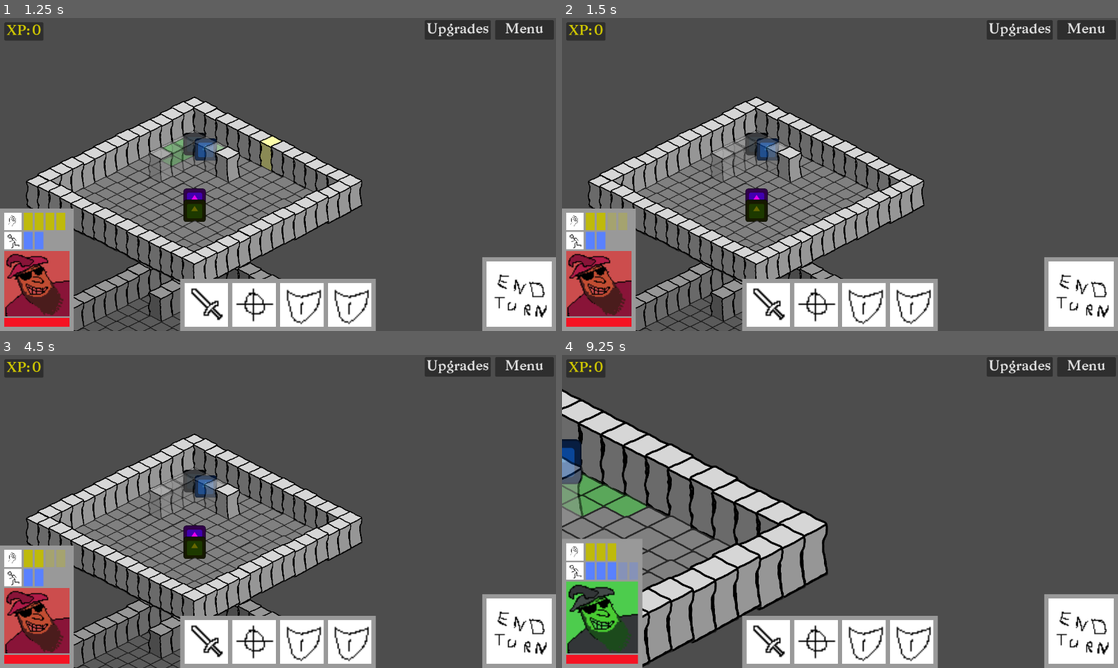
Above: before the commit, frames 1-4 (two rows, left to right).
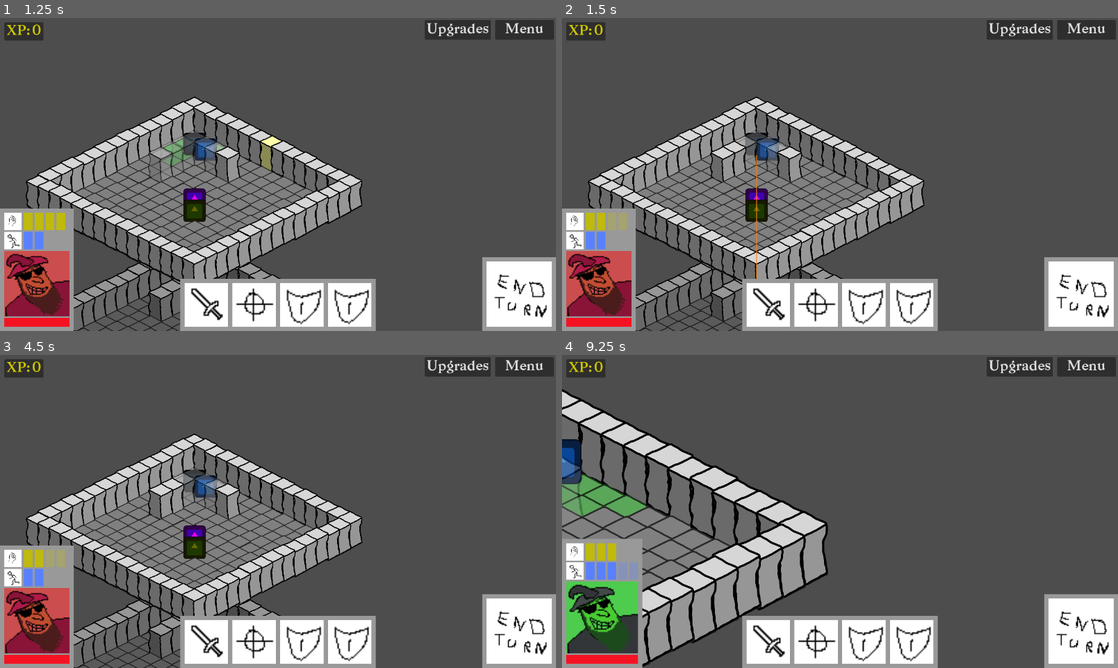
Above: after the commit, the same moments.

Repository: CiaranWoodward/LD57
Game: Godot game, scene res://scenes/main.tscn
The game is run twice, just before and just after one commit, with the same random seed, the same clock (stepped at 60 frames per second) and the same inputs. The engine's default icon, where the game draws it, is replaced by a stand-in: a white triangle on a blue panel in a dark square. Sound files missing from this copy of the repository are replaced by a short silence.
Inputs (mouse positions are in pixels of both pictures, inside the frame that each line leads up to):
- Up to frame 1 (1.25 s): click "New Game" at 0.5 s
- Up to frame 2 (1.5 s): click (912, 305) at 1.27 s
- Up to frame 3 (4.5 s): click "Upgrades" at 2 s; click "+" at 2.75 s; click (278, 452) at 3.52 s; click "X" at 4.25 s
- Up to frame 4 (9.25 s): click (1079, 630) at 5 s; click "Menu" at 5.75 s; click "Resume" at 6.5 s; tap Enter at 7.25, 8.75 s; drag from (756, 464) to (678, 502) at 7.27 s; tap Space at 8 s; drag from (745, 470) to (667, 508) at 8.02 s; move the mouse to (734, 477) at 8.77 s; hold Right (ui_right) from 8.78 s (still down); hold Mouse wheel down (zoom_in) from 8.78 s (still down); click (734, 477) at 8.92 s

Frame 1 is identical in both runs. In frame 2, 0.5% of the frame differs, in the area x 26-36%, y 37-84%; in frame 3, 0.4%; in frame 4, 0.3%.

Commit message:
Refactor GameController and tile logic for drilling mechanic integration
- Updated GameController to extend Node2D for improved spatial handling.
- Introduced drilling visualization with Line2D for better user feedback during drilling actions.
- Enhanced IsometricTile to support action targeting, allowing tiles to indicate drilling potential.
- Modified HUD to include hover detection for the drill button, triggering visual feedback for drilling actions.
- Updated StoneWallTile to account for action target states in transparency calculations.
- Renamed tile hover signal for clarity in highlighting logic.

Diff:
--- a/Level/Game.tscn
+++ b/Level/Game.tscn
@@ -8,7 +8,7 @@
 [node name="Game" type="Node2D"]
 script = ExtResource("2_j8h7k")
 
-[node name="GameController" type="Node" parent="."]
+[node name="GameController" type="Node2D" parent="."]
 script = ExtResource("1_m2ops")
 
 [node name="Map" parent="." instance=ExtResource("3_ofwlb")]
--- a/Level/GameController.gd
+++ b/Level/GameController.gd
@@ -1,5 +1,5 @@
 class_name GameController
-extends Node
+extends Node2D
 
 # State machine states
 enum GameState {
@@ -26,6 +26,9 @@
 # Add a property to track the current active level
 var current_active_level: int = 0
 
+# Drilling visualization
+var drilling_line_node: Line2D = null
+
 # Signals
 signal turn_changed(turn)
 signal entity_moved(entity)
@@ -65,6 +68,19 @@
 		push_error("GameController: LevelManager not found")
 	else:
 		print("GameController: Found LevelManager")
+
+	# Connect to HUD signals
+	if Global.hud:
+		Global.hud.DrillButtonHovered.connect(_on_drill_button_hovered)
+		Global.hud.DrillButtonUnhovered.connect(_on_drill_button_unhovered)
+
+	# Create the drilling line visualization
+	drilling_line_node = Line2D.new()
+	drilling_line_node.width = 5.0
+	drilling_line_node.default_color = Color(1.0, 0.5, 0.0, 0.8)  # Orange-ish, semi-transparent
+	drilling_line_node.z_index = 100  # Display above other elements
+	drilling_line_node.visible = false
+	add_child(drilling_line_node)
 
 # State machine handling
 func change_state(new_state):
@@ -672,3 +688,85 @@
 					result.append(entity)
 
 	return result
+
+# Event handler for when the drill button is hovered
+func _on_drill_button_hovered(player: PlayerEntity):
+	print("GameController: Drill button hovered for player: " + player.entity_name)
+
+	# Only show if we have a valid player who can drill
+	if not player or not player.abilities.has("drill"):
+		return
+
+	# Don't show if player is already drilling
+	if player.is_drilling:
+		return
+
+	# Check if we can drill
+	if not level_manager:
+		return
+
+	# Make sure there's a valid tile below
+	if not level_manager.has_valid_tile_below(player.current_level, player.grid_position):
+		return
+
+	# Get the player's current position in world space
+	var start_pos = player.global_position
+
+	# Get the target level and tile
+	var target_level_index = player.current_level + 1
+	var target_map = level_manager.level_nodes.get(target_level_index)
+
+	if not target_map:
+		return
+
+	# Get target tile at the same grid position on the level below
+	var target_tile = target_map.get_tile(player.grid_position)
+	if not target_tile:
+		return
+
+	# If the target tile is occupied, find the first unoccupied neighbor
+	if target_tile.is_occupied:
+		var found_alternative = false
+		var neighbors = target_map.get_neighbors(player.grid_position)
+
+		for neighbor_tile in neighbors:
+			if neighbor_tile.is_walkable and not neighbor_tile.is_occupied:
+				target_tile = neighbor_tile
+				found_alternative = true
+				break
+
+		if not found_alternative:
+			return  # No valid destination found
+
+	# Get the target position in world space
+	var end_pos = target_tile.global_position
+
+	# Clear any existing points
+	drilling_line_node.clear_points()
+
+	# Add the start and end points
+	drilling_line_node.add_point(start_pos)
+	drilling_line_node.add_point(end_pos)
+
+	# Make sure the line is visible
+	drilling_line_node.visible = true
+
+	# Highlight the target tile using the built-in tile highlighting system
+	# Using the new action_target property will make it orange and work with wall transparency
+	target_tile.set_action_target(true)
+
+# Event handler for when the drill button is unhovered
+func _on_drill_button_unhovered():
+	print("GameController: Drill button unhovered")
+
+	# Hide the drilling line
+	drilling_line_node.visible = false
+	drilling_line_node.clear_points()
+
+	# Clear any highlighted tiles on all maps
+	clear_all_highlights()
+
+	# If we have a selected entity with movement points, restore their movement highlights
+	if selected_entity and selected_entity in player_entities and selected_entity.is_turn_active:
+		if selected_entity.movement_points > 0 and not selected_entity.is_drilling:
+			highlight_movement_range(selected_entity)
--- a/Level/IsometricTile.gd
+++ b/Level/IsometricTile.gd
@@ -15,15 +15,17 @@
 var is_hovered: bool = false
 var is_move_selectable: bool = false
 var is_attackable: bool = false
+var is_action_target: bool = false  # New property for action targeting (like drilling)
 
 # Highlight colors for different states
 var hover_color: Color = Color(1.3, 1.3, 0.8, 1)  # Yellow-ish for hover
 var move_color: Color = Color(0.7, 1.3, 0.7, 1)   # Green-ish for movement
 var attack_color: Color = Color(1.3, 0.7, 0.7, 1) # Red-ish for attack range
+var action_color: Color = Color(1.0, 0.5, 0.0, 1) # Orange-ish for action targeting
 
 # Signals
 signal tile_clicked(tile)
-signal tile_hover_change(tile)
+signal tile_highlight_change(tile)  # Renamed from tile_hover_change
 
 func _ready():
 	# Connect the input signal of Area2D
@@ -55,6 +57,9 @@
 		# Reset highlight flags when unhighlighting
 		is_move_selectable = false
 		is_attackable = false
+		is_action_target = false
+
+	emit_signal("tile_highlight_change", self)
 
 # Set hover state
 func set_hovered(hovered: bool):
@@ -65,7 +70,7 @@
 		var sprite = get_node_or_null("Sprite2D")
 		if sprite:
 			sprite.modulate = Color(1, 1, 1, 1)
-	emit_signal("tile_hover_change", self)
+	emit_signal("tile_highlight_change", self)
 
 # Set movement selectable state
 func set_move_selectable(selectable: bool):
@@ -75,6 +80,7 @@
 		update_highlight_color()
 	elif is_highlighted:
 		update_highlight_color()
+	emit_signal("tile_highlight_change", self)
 
 # Set attackable state
 func set_attackable(attackable: bool):
@@ -84,6 +90,17 @@
 		update_highlight_color()
 	elif is_highlighted:
 		update_highlight_color()
+	emit_signal("tile_highlight_change", self)
+
+# Set action target state (for abilities like drilling)
+func set_action_target(target: bool):
+	is_action_target = target
+	if target:
+		is_highlighted = true
+		update_highlight_color()
+	elif is_highlighted:
+		update_highlight_color()
+	emit_signal("tile_highlight_change", self)
 
 # Update the highlight color based on the current state
 func update_highlight_color():
@@ -91,9 +108,11 @@
 	if not sprite:
 		return
 
-	# Priority: hovered > attackable > move_selectable
+	# Priority: hovered > action_target > attackable > move_selectable
 	if is_hovered:
 		sprite.modulate = hover_color
+	elif is_action_target:
+		sprite.modulate = action_color
 	elif is_attackable:
 		sprite.modulate = attack_color
 	elif is_move_selectable:
--- a/Level/MultiLevelGame.tscn
+++ b/Level/MultiLevelGame.tscn
@@ -8,7 +8,7 @@
 [node name="MultiLevelGame" type="Node2D"]
 script = ExtResource("2_wuxbk")
 
-[node name="GameController" type="Node" parent="."]
+[node name="GameController" type="Node2D" parent="."]
 script = ExtResource("1_m2ops")
 
 [node name="LevelManager" type="Node2D" parent="."]
--- a/Level/Tiles/StoneWallTile.gd
+++ b/Level/Tiles/StoneWallTile.gd
@@ -82,7 +82,7 @@
 	var modulation = 0.25
 
 	for adj_tile in watched_tiles:
-		if adj_tile.is_occupied or adj_tile.is_highlighted or adj_tile.is_move_selectable or adj_tile.is_attackable or adj_tile.is_hovered:
+		if adj_tile.is_occupied or adj_tile.is_highlighted or adj_tile.is_move_selectable or adj_tile.is_attackable or adj_tile.is_hovered or adj_tile.is_action_target:
 			# Entity or highlight found in a neighboring tile, set appropriate transparency
 			target_alpha = modulation
 			break
@@ -134,7 +134,7 @@
 			if adj_tile:
 				watched_tiles.append(adj_tile)
 				adj_tile.connect("tile_clicked", Callable(self, "_on_nearby_tile_clicked"))
-				adj_tile.connect("tile_hover_change", Callable(self, "_on_nearby_tile_clicked"))
+				adj_tile.connect("tile_highlight_change", Callable(self, "_on_nearby_tile_clicked"))
 
 # When a nearby tile is clicked
 func _on_nearby_tile_clicked(_tile):
--- a/UI/HUD.tscn
+++ b/UI/HUD.tscn
@@ -194,10 +194,12 @@
 texture = ExtResource("3_wm3ai")
 expand_mode = 2
 
-[node name="ActionDrill" type="TextureRect" parent="Action/ActionMargin/ActionHBox"]
-custom_minimum_size = Vector2(100, 100)
-layout_mode = 2
-texture = ExtResource("3_wm3ai")
+[node name="ActionDrill" type="TextureButton" parent="Action/ActionMargin/ActionHBox"]
+custom_minimum_size = Vector2(100, 100)
+layout_mode = 2
+texture_normal = ExtResource("3_wm3ai")
+ignore_texture_size = true
+stretch_mode = 0
 
 [node name="End" type="PanelContainer" parent="."]
 anchors_preset = 3
--- a/UI/hud.gd
+++ b/UI/hud.gd
@@ -3,9 +3,14 @@
 
 signal PauseMenu
 signal UpgradeMenu
+signal DrillButtonHovered(player)
+signal DrillButtonUnhovered
 
 # Reference to the current active player
 var current_player: PlayerEntity = null
+
+# Drilling visualization
+var is_hovering_drill_button: bool = false
 
 func _ready() -> void:
 	Global.hud = self
@@ -14,6 +19,9 @@
 	var action_drill = $Action/ActionMargin/ActionHBox/ActionDrill
 	if action_drill:
 		action_drill.gui_input.connect(_on_action_drill_input)
+		# Connect to mouse enter/exit for hover detection
+		action_drill.mouse_entered.connect(_on_action_drill_mouse_entered)
+		action_drill.mouse_exited.connect(_on_action_drill_mouse_exited)
 
 func _on_button_menu_pressed() -> void:
 	PauseMenu.emit()
@@ -27,6 +35,17 @@
 		# If we have a current player, try to use the drill ability
 		if current_player and current_player.abilities.has("drill"):
 			current_player.use_ability("drill", null)  # Drill doesn't need a target
+
+# Show drill path when hovering over drill button
+func _on_action_drill_mouse_entered() -> void:
+	is_hovering_drill_button = true
+	if current_player and current_player.abilities.has("drill"):
+		DrillButtonHovered.emit(current_player)
+
+# Hide drill path when no longer hovering over drill button
+func _on_action_drill_mouse_exited() -> void:
+	is_hovering_drill_button = false
+	DrillButtonUnhovered.emit()
 
 func get_end_turn_button():
 	return $End/EndMargin/EndButton
@@ -98,6 +117,10 @@
 			show_drilling_indicator(player.drilling_turns_left)
 		else:
 			hide_drilling_indicator()
+
+		# Update drill visualization if we're hovering the button
+		if is_hovering_drill_button:
+			DrillButtonHovered.emit(current_player)
 	else:
 		# Clear UI if no player is active
 		update_action_points(0, 0)
@@ -109,6 +132,9 @@
 
 		# Hide drilling indicator
 		hide_drilling_indicator()
+
+		# Clear any drill visualization
+		DrillButtonUnhovered.emit()
 
 # Updates the character image based on the player type
 func update_character_image(player: PlayerEntity) -> void:
